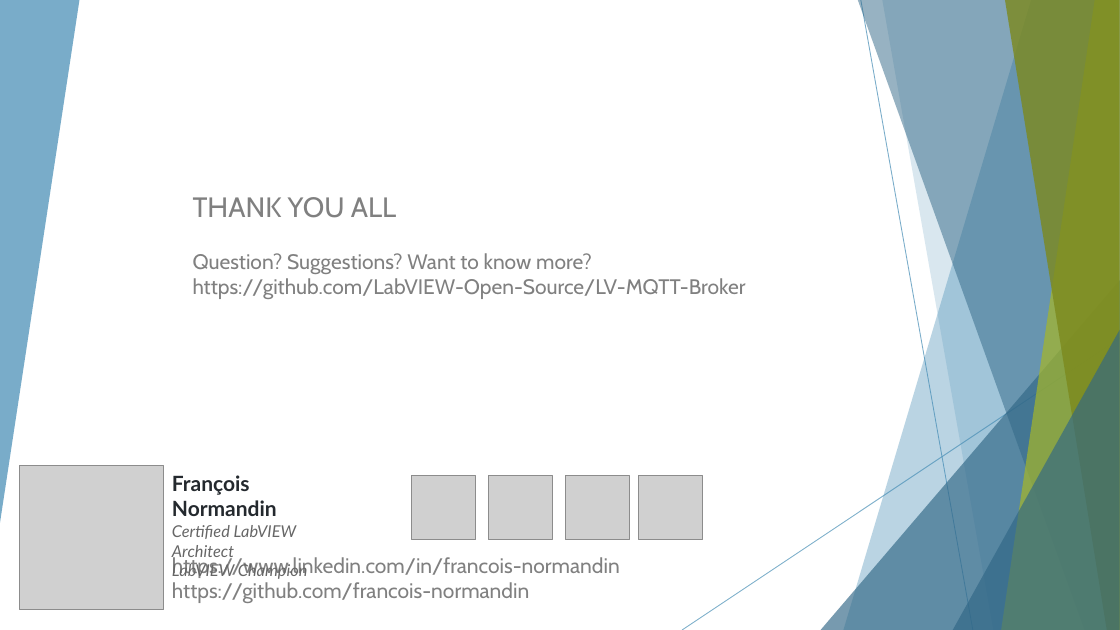
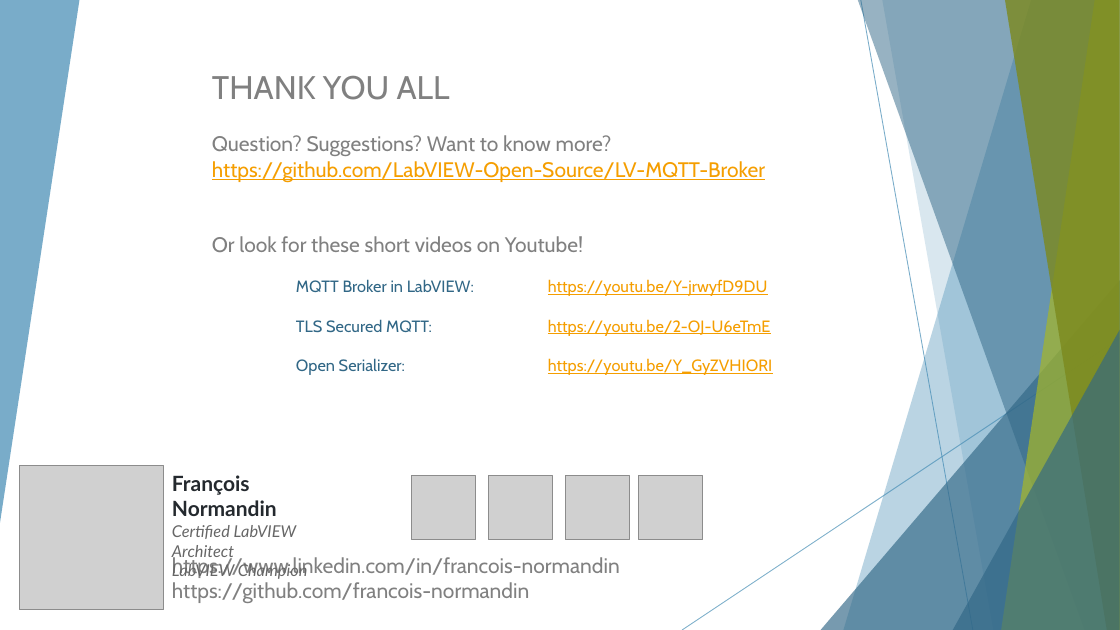
Before and after one commit to francois-normandin/mqtt-lv-py-demo, a slide deck: slide 19 of UKTAG 20210528 MQTT.pptx. Drawn at 1120x630 pixels with LibreOffice and Linux fonts; fonts in the diff are those of the drawing; grey boxes stand for pictures. Boxes give left, top, right and bottom in pixels: in the first picture for what was removed or moved away, otherwise in the second. Text is boxed around its words. In the diff, an @@ line names an element or a change of style, - is before the commit and + after.

```diff
--- a/UKTAG 20210528 MQTT.pptx
+++ b/UKTAG 20210528 MQTT.pptx
@@ text "THANK YOU ALL": place and size @@
-text "THANK YOU ALL" at <box>193,197,746,299</box>
+text "THANK YOU ALL" at <box>212,76,772,375</box>
@@ text at <box>212,76,765,183</box>: size 24 to 28 pt in "THANK YOU ALL"; text colour #808080 to #F59E00, underline on in "https://github.com/LabVIEW-Open-Source/LV-MQTT-Broker" @@
@@ text at <box>212,236,772,375</box>: paragraphs added @@
+Or look for these short videos on Youtube!
+    MQTT Broker in LabVIEW: https://youtu.be/Y-jrwyfD9DU
+    TLS Secured MQTT: https://youtu.be/2-OJ-U6eTmE
+    Open Serializer: https://youtu.be/Y_GyZVHIORI
```
Also in this commit, not shown: 2 other slides changed, 9 other files.
